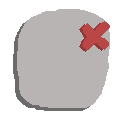
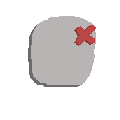
Layer changes from the first 120px x 120px image to the second:
painted on "Layer 1 copy" over [76,21,110,50]
painted on "Layer 1" over [74,23,107,52]
painted on "Layer 2" (1st of 2) over [17,9,110,108]
painted on "Layer 2 copy" over [13,12,106,111]
added layer "Layer 4" above "Layer 3" over [31,31,93,84]
added layer "Layer 3" above "Layer 2" over [73,9,110,102]
added layer "Layer 2" (2nd of 2) above "Background" over [13,11,48,103]
showed "Background", painted on it over [13,9,110,111]
